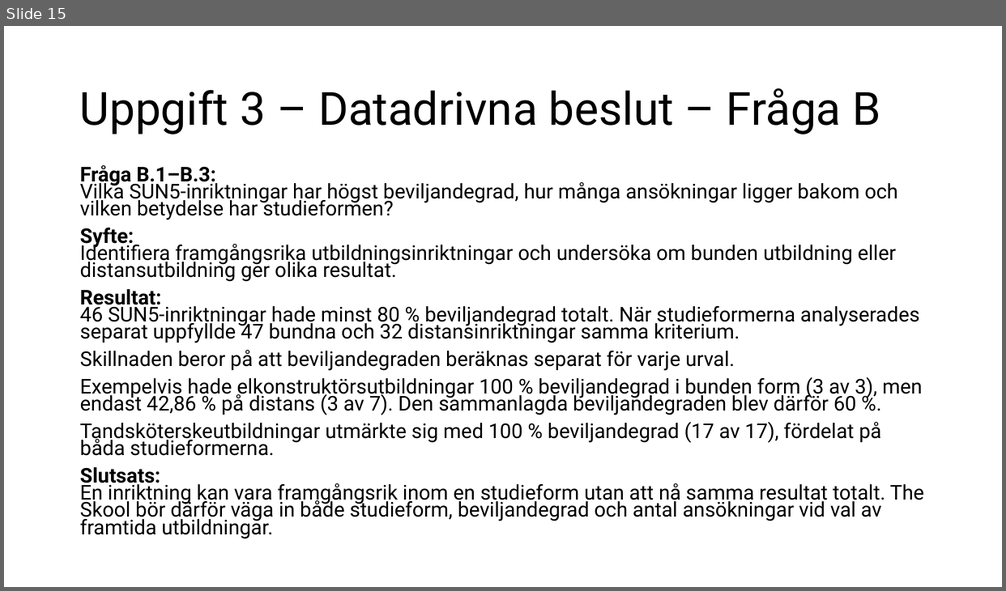
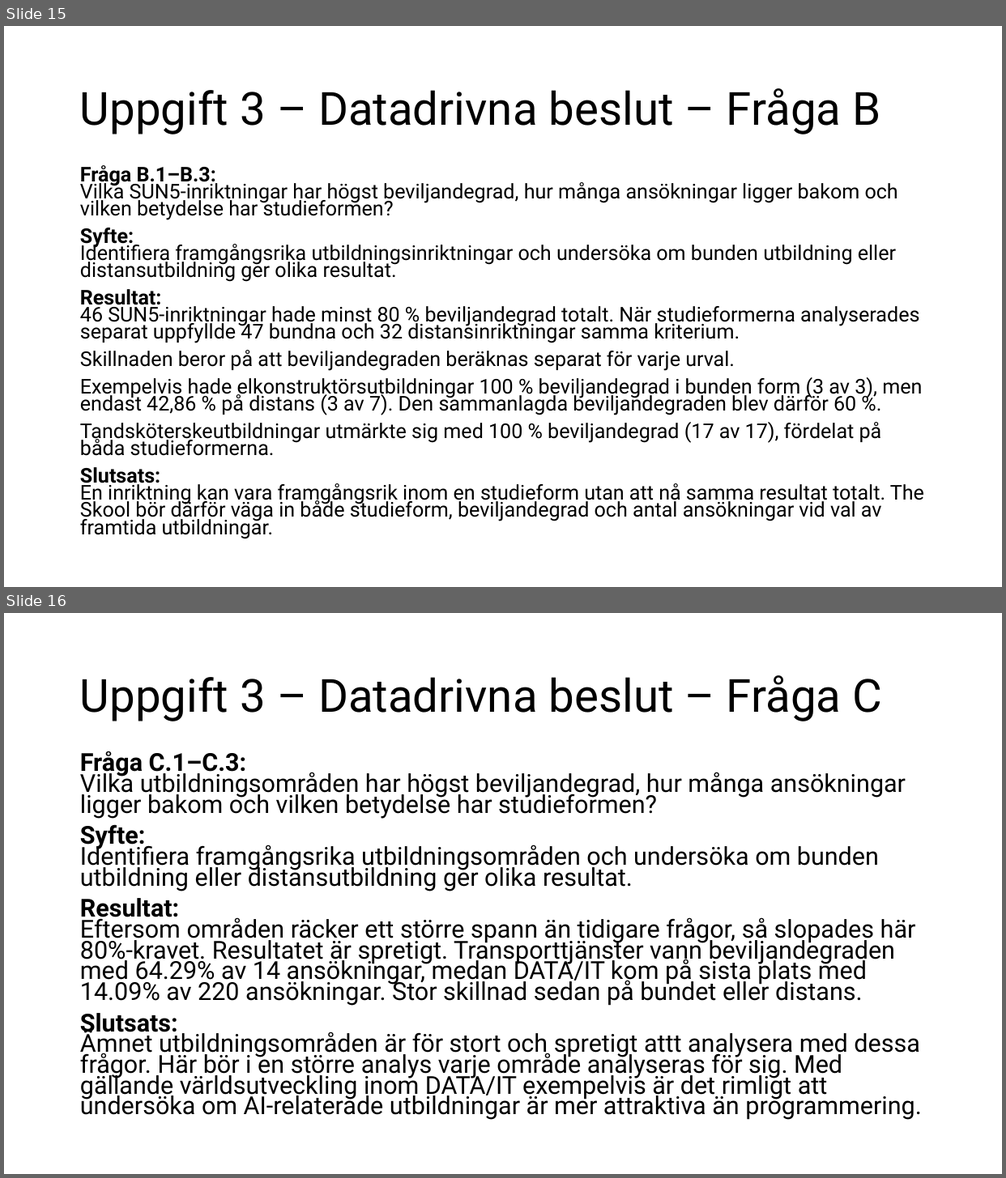
Before and after one commit to dosselicious/the_skool_jens_dossel, a slide deck: The Skool - Jens Dossel.pptx. Shown one above the other, each under a label of ours: slide 15 before the commit, slides 15 and 16 after it. The pictures are 1006x591 and 1006x1178 pixels, drawn with LibreOffice and Linux fonts; fonts in the diff are those of the drawing. Boxes give left, top, right and bottom in pixels: in the first picture for what was removed or moved away, otherwise in the second. Text is boxed around its words. In the diff, an @@ line names an element or a change of style, - is before the commit and + after.

Commit message:
ppt uppdaterad

```diff
--- a/The Skool - Jens Dossel.pptx
+++ b/The Skool - Jens Dossel.pptx
@@ slide 16 added at [4,613,1002,1174], background #FFFFFF @@
@@ title added at [80,675,882,722], 44 pt, text #000000 @@
+Uppgift 3 – Datadrivna beslut – Fråga C
@@ text added at [80,751,921,1120], 23.8 pt, text #000000 @@
+Fråga C.1–C.3:
+Vilka utbildningsområden har högst beviljandegrad, hur många ansökningar ligger bakom och vilken betydelse har studieformen?
+Syfte:
+Identifiera framgångsrika utbildningsområden och undersöka om bunden utbildning eller distansutbildning ger olika resultat.
+Resultat:
+Eftersom områden räcker ett större spann än tidigare frågor, så slopades här 80%-kravet. Resultatet är spretigt. Transporttjänster vann beviljandegraden med 64.29% av 14 ansökningar, medan DATA/IT kom på sista plats med 14.09% av 220 ansökningar. Stor skillnad sedan på bundet eller distans.
+Slutsats:
+Ämnet utbildningsområden är för stort och spretigt attt analysera med dessa frågor. Här bör i en större analys varje område analyseras för sig. Med gällande världsutveckling inom DATA/IT exempelvis är det rimligt att undersöka om AI-relaterade utbildningar är mer attraktiva än programmering.
```
